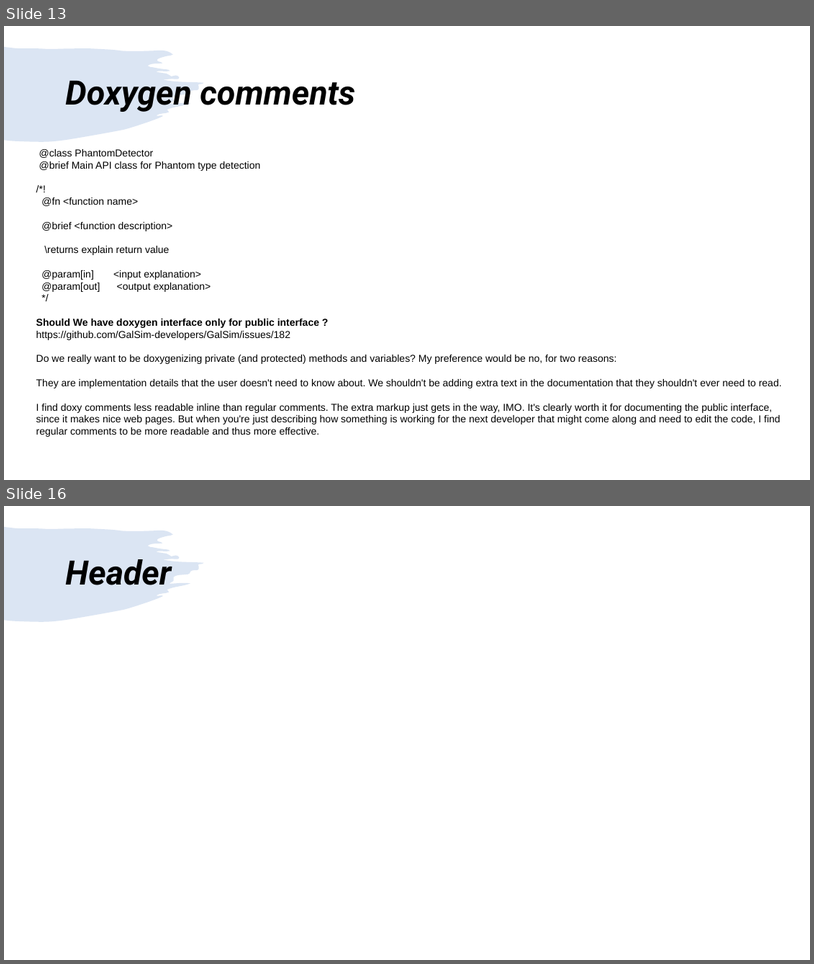
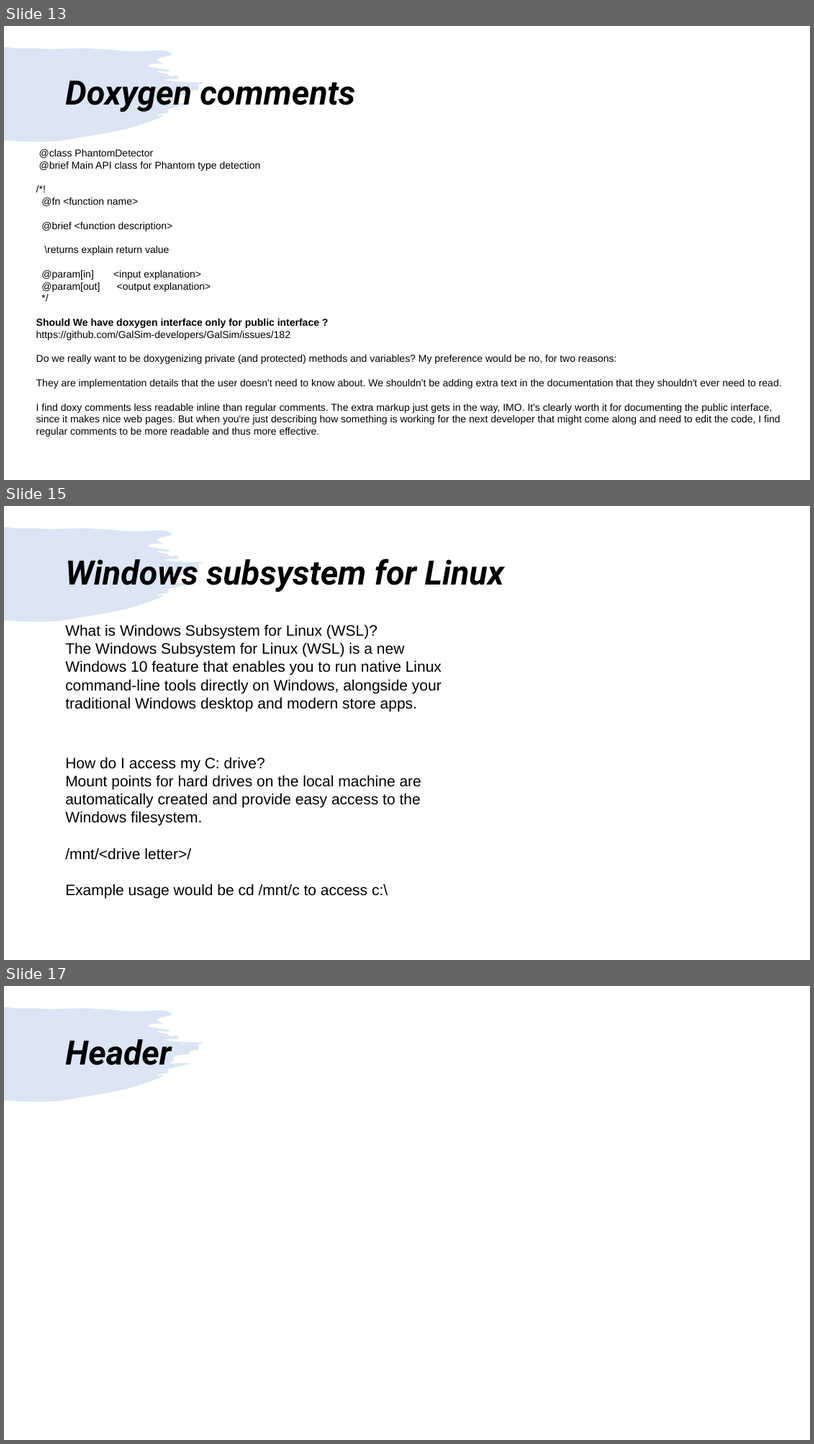
Before and after one commit to girishlande/CPlusPlus, a slide deck: learnings.pptx. Shown one above the other, each under a label of ours: slides 13 and 16 before the commit, slides 13, 15 and 17 after it; the slides between them are not shown. The pictures are 814x964 and 814x1444 pixels, drawn with LibreOffice and Linux fonts; fonts in the diff are those of the drawing. Boxes give left, top, right and bottom in pixels: in the first picture for what was removed or moved away, otherwise in the second. Text is boxed around its words. In the diff, an @@ line names an element or a change of style, - is before the commit and + after.

```diff
--- a/learnings.pptx
+++ b/learnings.pptx
@@ slide 15 added at (4,506,810,960), background #FFFFFF; not listed: 1 template element that a slide beside it also shows @@
@@ title added at (65,559,504,592), 40 pt, text #000000, bold, italic @@
+Windows subsystem for Linux
@@ text added at (65,624,442,711), 18 pt, text #000000 @@
+What is Windows Subsystem for Linux (WSL)?
+The Windows Subsystem for Linux (WSL) is a new Windows 10 feature that enables you to run native Linux command-line tools directly on Windows, alongside your traditional Windows desktop and modern store apps.
@@ text added at (65,757,422,898), 18 pt, text #000000 @@
+How do I access my C: drive?
+Mount points for hard drives on the local machine are automatically created and provide easy access to the Windows filesystem.
+/mnt/<drive letter>/
+Example usage would be cd /mnt/c to access c:\
@@ what was slide 16 is now slide 17 @@
```
Also in this commit, not shown: 3 slides changed, 2 other slides added, 2 slides removed, 5 other files.
